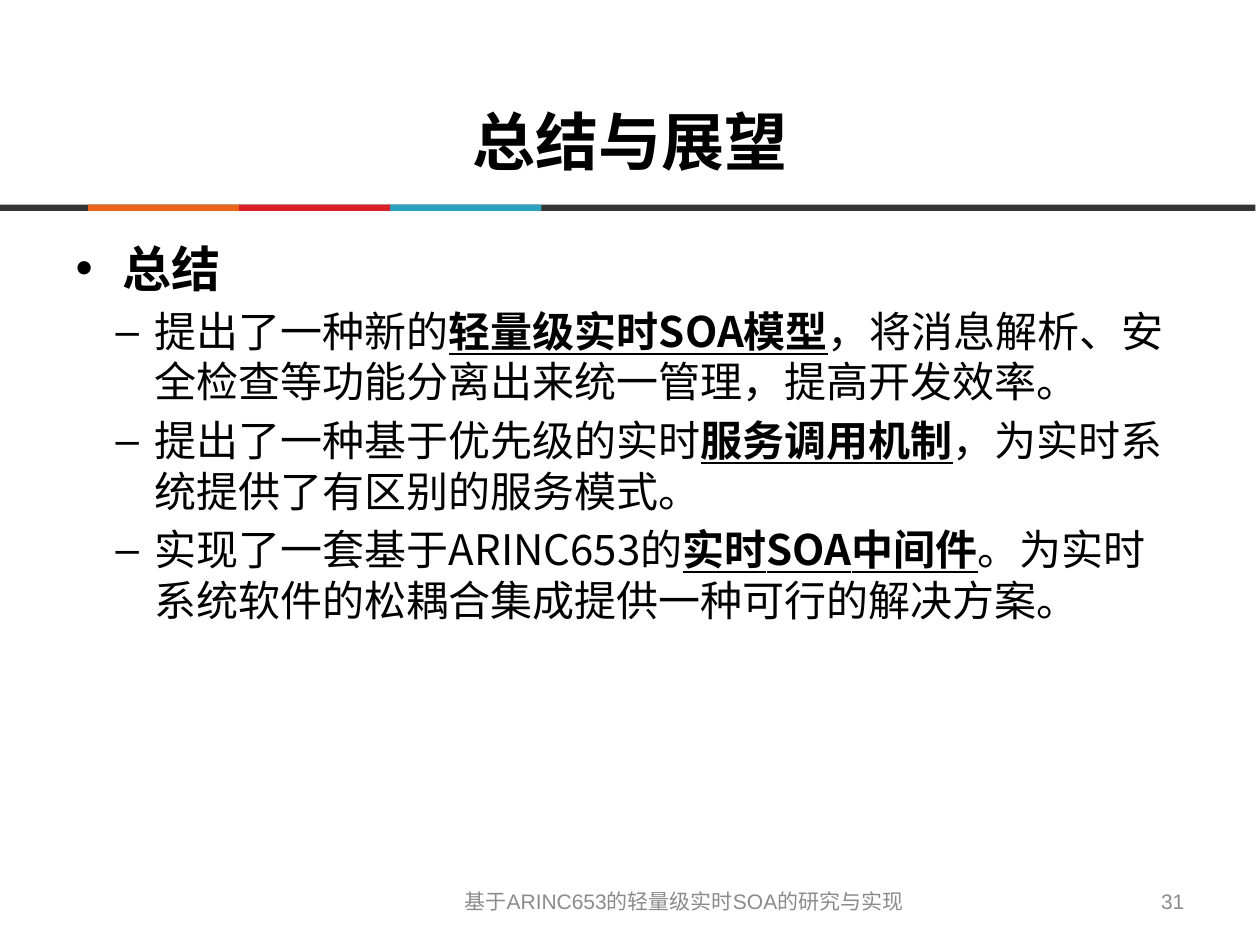
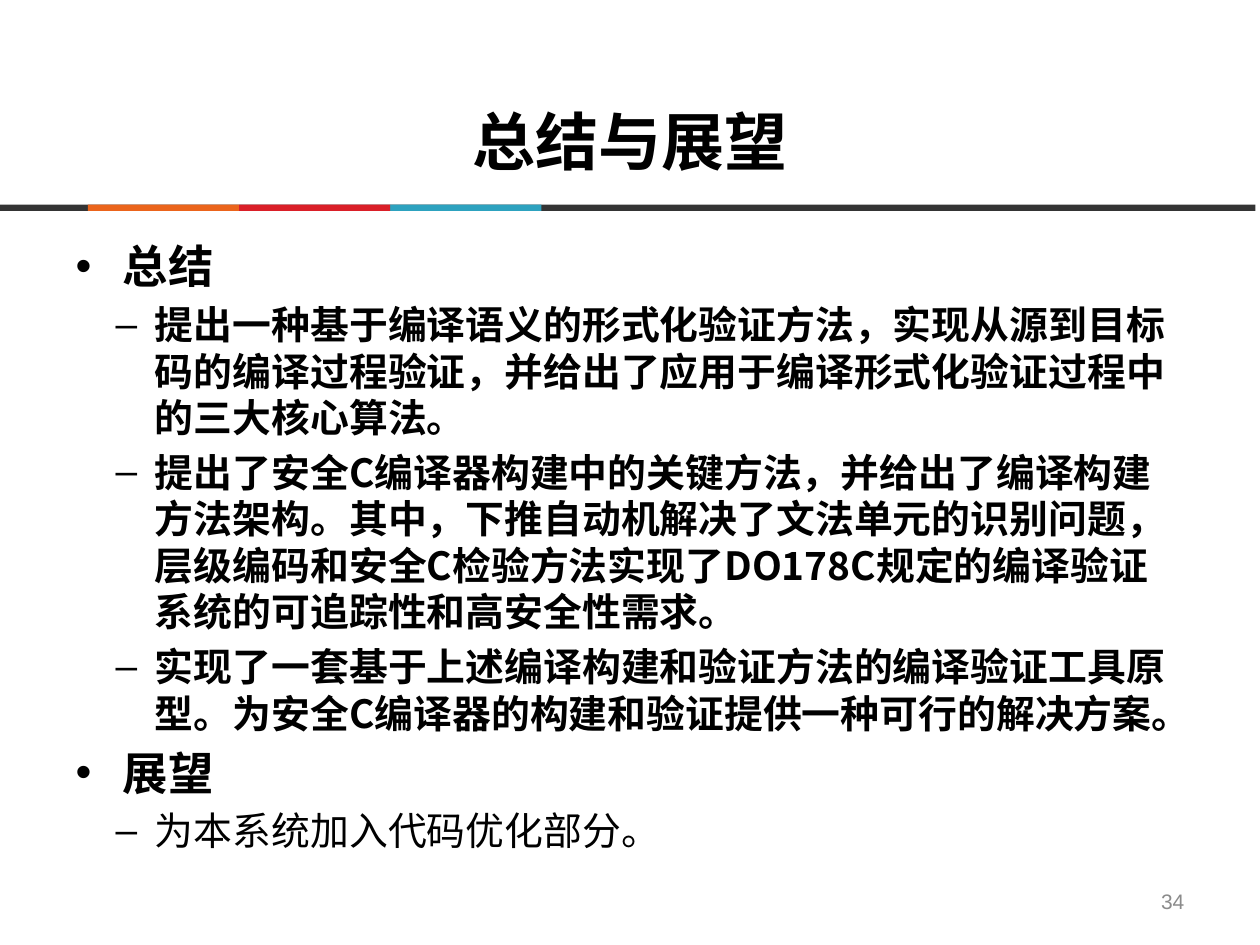
Before and after one commit to destiny1991/--2014--destiny, a slide deck: slide 34 of 答辩/ppt/SY1406108_陈志伟_毕业答辩.pptx (slide 31 before the commit). Drawn at 1260x945 pixels with LibreOffice and Linux fonts; fonts in the diff are those of the drawing; background and template pictures are left out. Boxes give left, top, right and bottom in pixels: in the first picture for what was removed or moved away, otherwise in the second. Text is boxed around its words. In the diff, an @@ line names an element or a change of style, - is before the commit and + after.

```diff
--- a/答辩/ppt/SY1406108_陈志伟_毕业答辩.pptx
+++ b/答辩/ppt/SY1406108_陈志伟_毕业答辩.pptx
@@ text at bbox=[123, 244, 214, 287]: size 28 to 25.9 pt in "总结" @@
@@ text at bbox=[123, 305, 1190, 848]: text changed; size 24 to 22.2 pt; bold on @@
-  – 提出了一种新的轻量级实时SOA模型，将消息解析、安全检查等功能分离出来统一管理，提高开发效率。
-  – 提出了一种基于优先级的实时服务调用机制，为实时系统提供了有区别的服务模式。
-  – 实现了一套基于ARINC653的实时SOA中间件。为实时系统软件的松耦合集成提供一种可行的解决方案。
+  – 提出一种基于编译语义的形式化验证方法，实现从源到目标码的编译过程验证，并给出了应用于编译形式化验证过程中的三大核心算法。
+  – 提出了安全C编译器构建中的关键方法，并给出了编译构建方法架构。其中，下推自动机解决了文法单元的识别问题，层级编码和安全C检验方法实现了DO178C规定的编译验证系统的可追踪性和高安全性需求。
+  – 实现了一套基于上述编译构建和验证方法的编译验证工具原型。为安全C编译器的构建和验证提供一种可行的解决方案。
+• 展望
+  – 为本系统加入代码优化部分。
@@ text removed at bbox=[465, 891, 904, 911] @@
-基于ARINC653的轻量级实时SOA的研究与实现
@@ page number at bbox=[1161, 894, 1184, 909]: text changed @@
-31
+34
```
Also in this commit, not shown: 13 other slides changed, 22 slides added, 20 slides removed, 23 other files.
